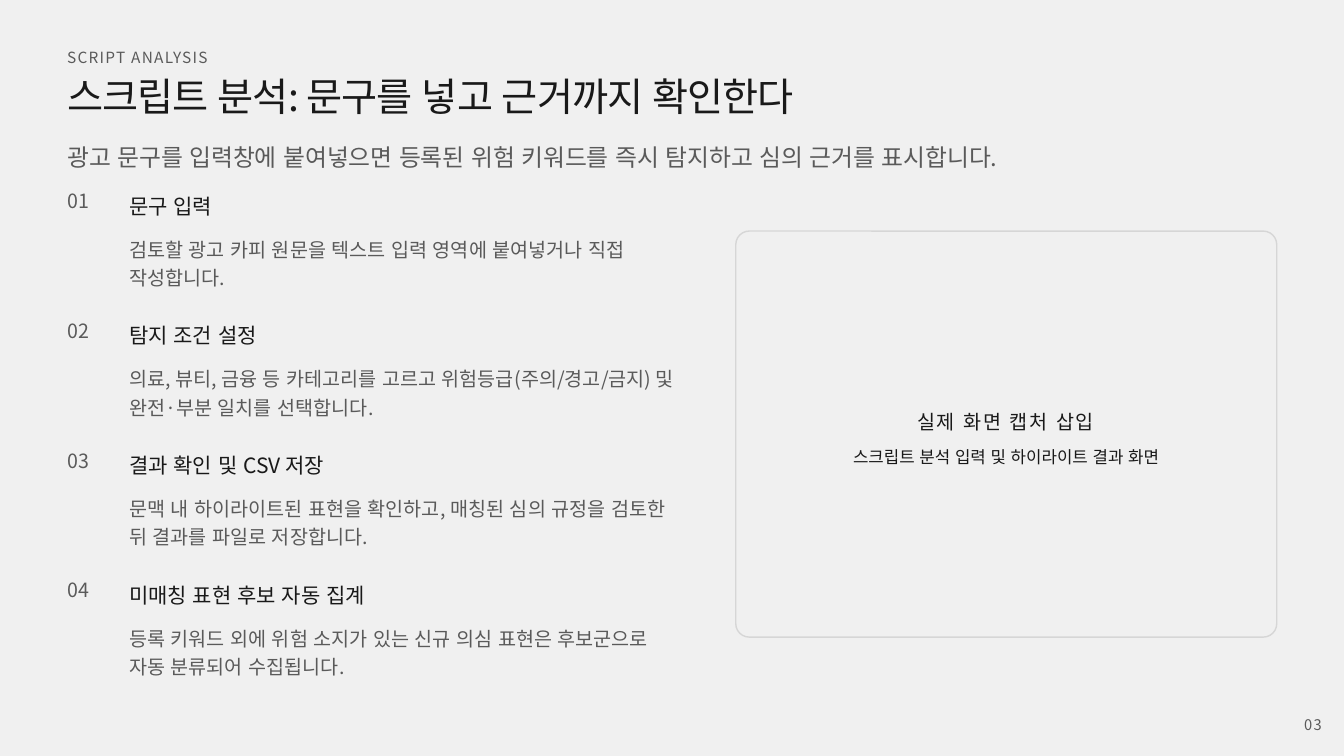
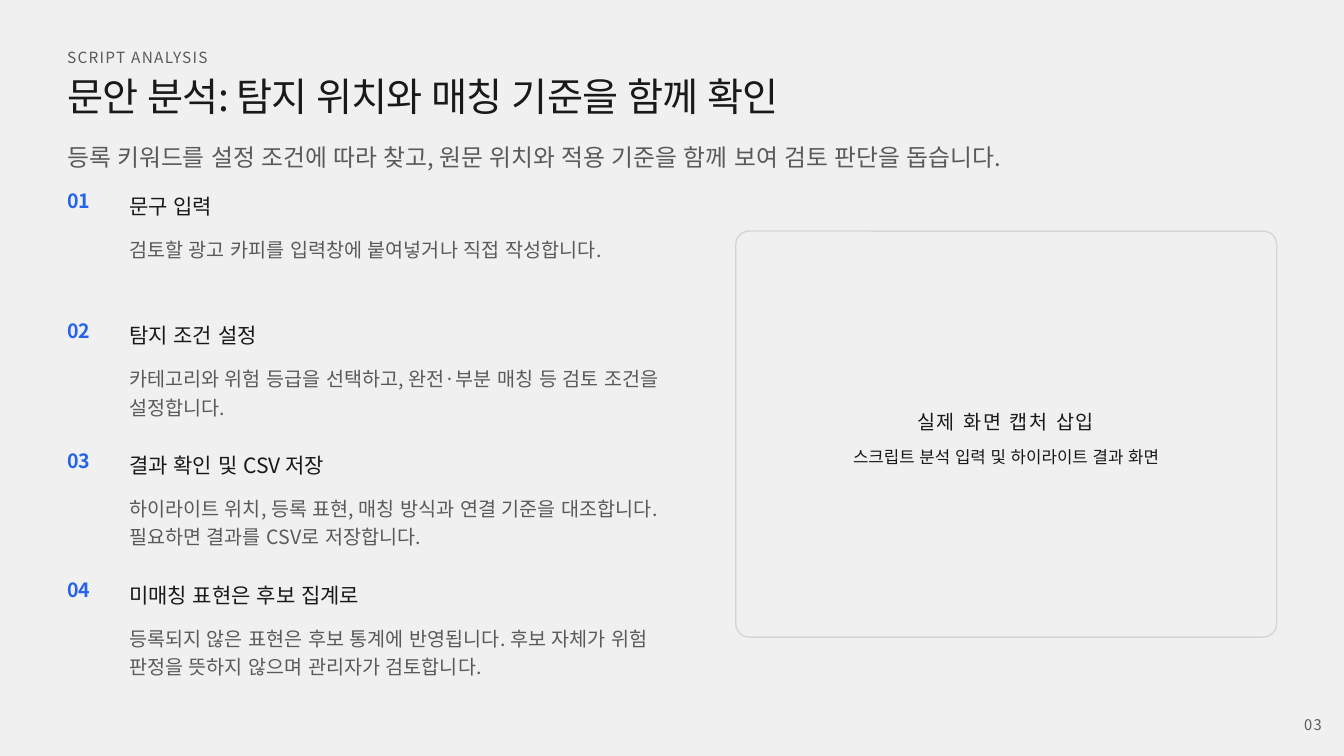
Before and after one commit to rlawlsgura-stack/keyword-risk-analyzer, a slide deck: slide 3 of docs/portfolio/keyword-risk-analyzer-blue-template-style.pptx. Drawn at 1344x756 pixels with LibreOffice and Linux fonts; fonts in the diff are those of the drawing; background and template pictures are left out. Boxes give left, top, right and bottom in pixels: in the first picture for what was removed or moved away, otherwise in the second. Text is boxed around its words. In the diff, an @@ line names an element or a change of style, - is before the commit and + after.

```diff
--- a/docs/portfolio/keyword-risk-analyzer-blue-template-style.pptx
+++ b/docs/portfolio/keyword-risk-analyzer-blue-template-style.pptx
@@ text at (67, 78, 778, 114): text changed @@
-스크립트 분석: 문구를 넣고 근거까지 확인한다
+문안 분석: 탐지 위치와 매칭 기준을 함께 확인
@@ text at (67, 146, 1001, 170): text changed @@
-광고 문구를 입력창에 붙여넣으면 등록된 위험 키워드를 즉시 탐지하고 심의 근거를 표시합니다.
+등록 키워드를 설정 조건에 따라 찾고, 원문 위치와 적용 기준을 함께 보여 검토 판단을 돕습니다.
@@ text at (129, 240, 601, 259): text changed @@
-검토할 광고 카피 원문을 텍스트 입력 영역에 붙여넣거나 직접 작성합니다.
+검토할 광고 카피를 입력창에 붙여넣거나 직접 작성합니다.
@@ text at (129, 369, 658, 417): text changed @@
-의료, 뷰티, 금융 등 카테고리를 고르고 위험등급(주의/경고/금지) 및 완전·부분 일치를 선택합니다.
+카테고리와 위험 등급을 선택하고, 완전·부분 매칭 등 검토 조건을 설정합니다.
@@ text at (129, 499, 657, 546): text changed @@
-문맥 내 하이라이트된 표현을 확인하고, 매칭된 심의 규정을 검토한 뒤 결과를 파일로 저장합니다.
+하이라이트 위치, 등록 표현, 매칭 방식과 연결 기준을 대조합니다. 필요하면 결과를 CSV로 저장합니다.
@@ text colour #5A5A5A to #2563EB, bold on in 4 elements at (67, 193, 90, 209), (67, 323, 90, 339), (67, 453, 90, 469), (67, 582, 90, 598) @@
@@ text at (129, 585, 359, 605): text changed @@
-미매칭 표현 후보 자동 집계
+미매칭 표현은 후보 집계로
@@ text at (129, 629, 647, 676): text changed @@
-등록 키워드 외에 위험 소지가 있는 신규 의심 표현은 후보군으로 자동 분류되어 수집됩니다.
+등록되지 않은 표현은 후보 통계에 반영됩니다. 후보 자체가 위험 판정을 뜻하지 않으며 관리자가 검토합니다.
```
Also in this commit, not shown: 9 other slides changed, 1 other file.
